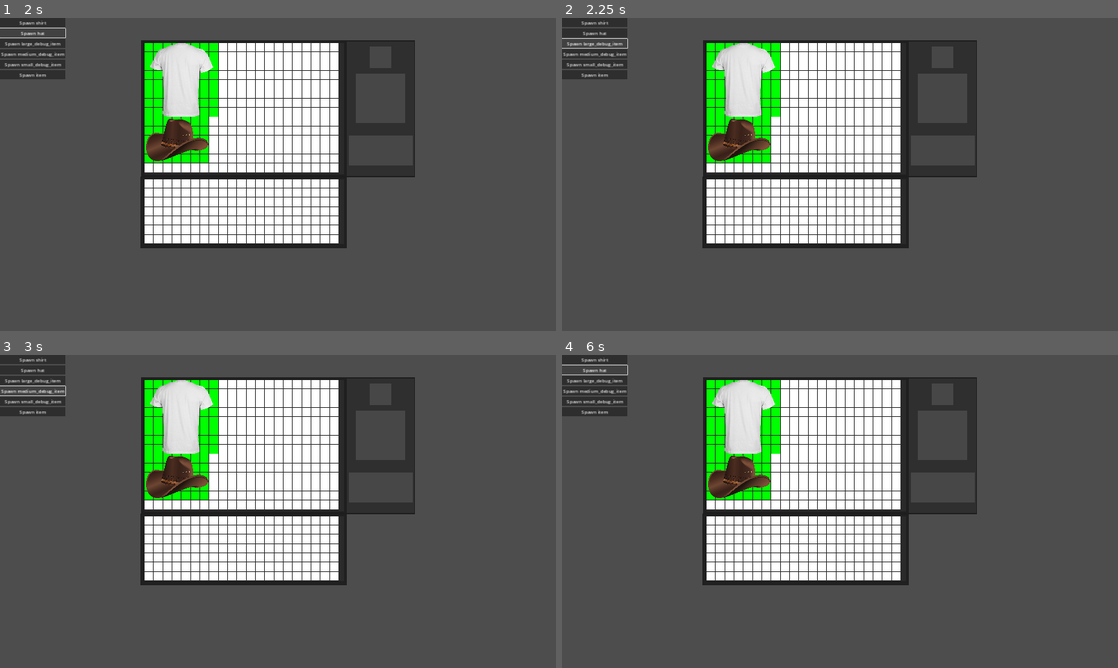
Above: before the commit, frames 1-4 (two rows, left to right).
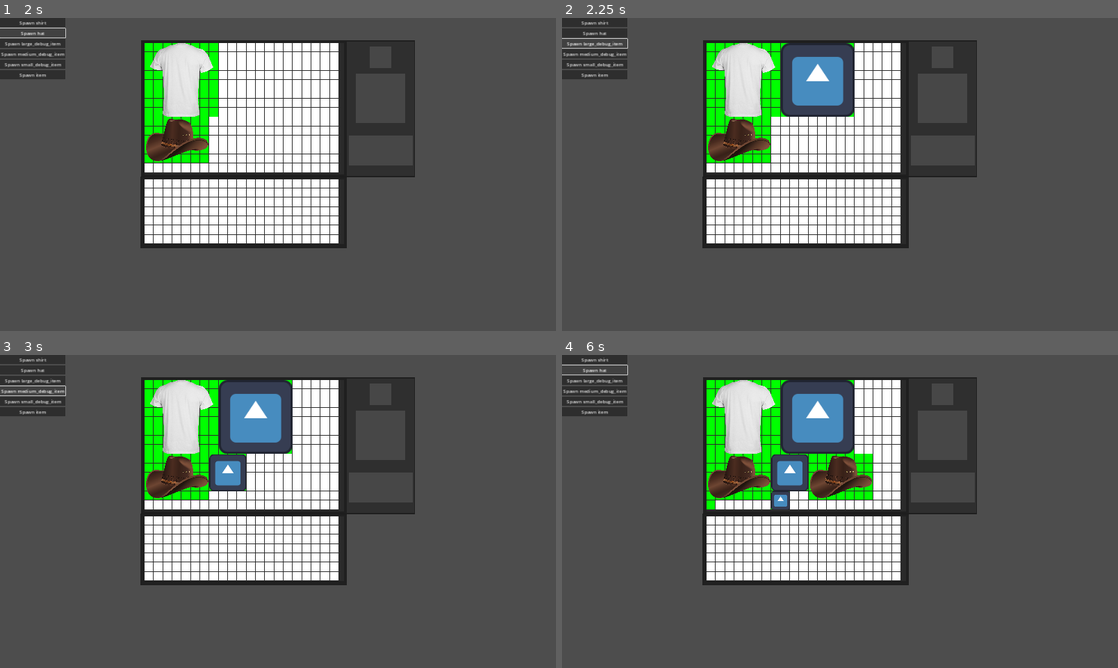
Above: after the commit, the same moments.

Repository: D4M13N-D3V/godot_grid_inventory
Game: Godot game, scene res://grid_inventory_system/scenes/Inventory.tscn
Two runs of this game, one before a commit and one after it. Both use one fixed random seed, a clock stepped at 60 frames per second and the inputs below. The engine's default icon, where the game draws it, is replaced by a stand-in: a white triangle on a blue panel in a dark square.
Inputs:
- Up to frame 1 (2 s): click "Spawn shirt" at 0.5 s; click "Spawn hat" at 1.25 s
- Up to frame 2 (2.25 s): click "Spawn large_debug_item" at 2 s
- Up to frame 3 (3 s): click "Spawn medium_debug_item" at 2.75 s
- Up to frame 4 (6 s): click "Spawn small_debug_item" at 3.5 s; click "Spawn item" at 4.25 s; click "Spawn shirt" at 5 s; click "Spawn hat" at 5.75 s

Frame 1 is identical in both runs. In frame 2, 3.0% of the frame differs, in the area x 39-53%, y 8-32%; in frame 3, 3.7%; in frame 4, 5.5%, in the area x 26-56%, y 8-50%.

Commit message:
fix the inventory grid class to account for global position not being 0,0 when autofilling

Diff:
--- a/grid_inventory_system/scripts/InventoryController.gd
+++ b/grid_inventory_system/scripts/InventoryController.gd
@@ -92,6 +92,7 @@
 # Function to hide the context menu
 func hide_context_menu():
 	if(inventory_context_menu!=null):
+		inventory_context_menu_item=null
 		inventory_context_menu.queue_free()
 
 func context_menu_open():
--- a/grid_inventory_system/scripts/InventoryGrid.gd
+++ b/grid_inventory_system/scripts/InventoryGrid.gd
@@ -135,13 +135,14 @@
 		if item.get_global_rect().has_point(pos):
 			return item
 	return null
-
+# Function to insert an item at the first available spot in the grid
 # Function to insert an item at the first available spot in the grid
 func insert_item_at_first_available_spot(item):
-	for x in inventory_item_grid_width:
-		for y in inventory_item_grid_height:
-			if not inventory_item_grid[x][y]["used"]:
-				item.global_position =  Vector2(x* inventory_item_grid_cell_size, (y)* inventory_item_grid_cell_size)
-				if insert_item(item)==true:
+	for x in range(inventory_item_grid_width):
+		for y in range(inventory_item_grid_height):
+			if inventory_item_grid[x][y]["used"] == false:
+				item.global_position = global_position+ Vector2(x * inventory_item_grid_cell_size, y * inventory_item_grid_cell_size)
+				if insert_item(item) == true:
+					print("Item inserted at:", item.position)
 					return true
 	return false
